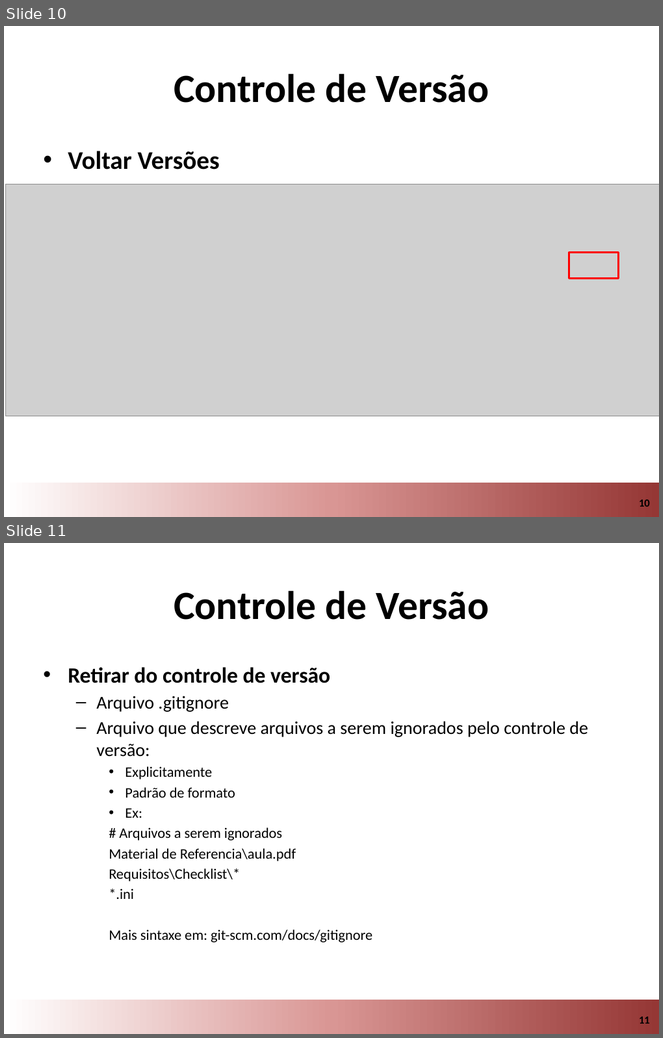
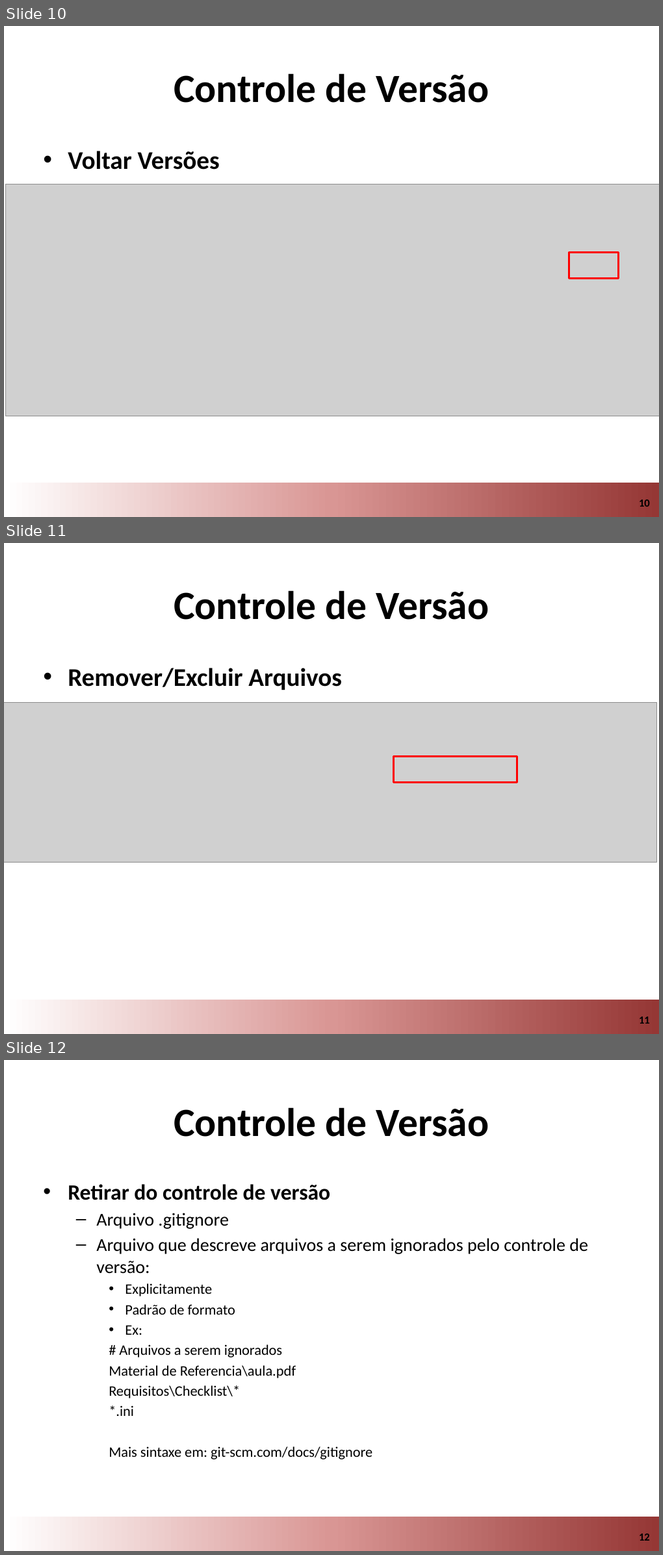
Before and after one commit to ESEGroup/mytinyPoll, a slide deck: Material de Referencia/Controle de Versao.pptx. Shown one above the other, each under a label of ours: slides 10 and 11 before the commit, slides 10, 11 and 12 after it. The pictures are 663x1038 and 663x1555 pixels, drawn with LibreOffice and Linux fonts; fonts in the diff are those of the drawing; grey boxes stand for pictures; background and template pictures are left out. Boxes give left, top, right and bottom in pixels: in the first picture for what was removed or moved away, otherwise in the second. Text is boxed around its words. In the diff, an @@ line names an element or a change of style, - is before the commit and + after.

Commit message:
Versão final da aula
Preparem se para o controle de versao!

```diff
--- a/Material de Referencia/Controle de Versao.pptx
+++ b/Material de Referencia/Controle de Versao.pptx
@@ slide 11 added at (4, 543, 659, 1034), background #FFFFFF; not listed: 2 template elements that a slide beside it also shows @@
@@ title added at (174, 590, 489, 620), 44 pt, text #000000, bold @@
+Controle de Versão
@@ text added at (68, 668, 342, 690), 28 pt, text #000000, bold @@
+• Remover/Excluir Arquivos
@@ picture added at (4, 703, 657, 863) @@
@@ rectangle added at (393, 757, 517, 782), outline #FF0000 2 pt @@
@@ what was slide 11 is now slide 12 @@
@@ page number at (639, 1534, 650, 1541): text changed @@
-11
+12
```
Also in this commit, not shown: 2 slides changed, 1 other slide added.
